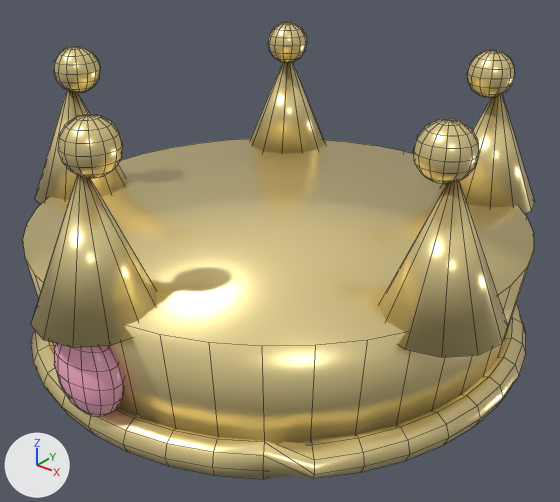
An edit to the FBX model Assets/_Project/Art/Props/Acc_Crown.fbx, drawn before and after from the same camera.
One viewpoint serves both versions: a camera (50 mm lens) standing at (0.086, -0.107, 0.0803) and looking at (0.0038, -0.0044, 0.0166). Lighting does not change. The marker at lower left points along +X, +Y and +Z. The first picture is the older version. Mesh edges are drawn as thin lines. Where no turn or scale is listed for an object, it has been applied to the vertices.

The first picture shows 'Acc_Crown'.
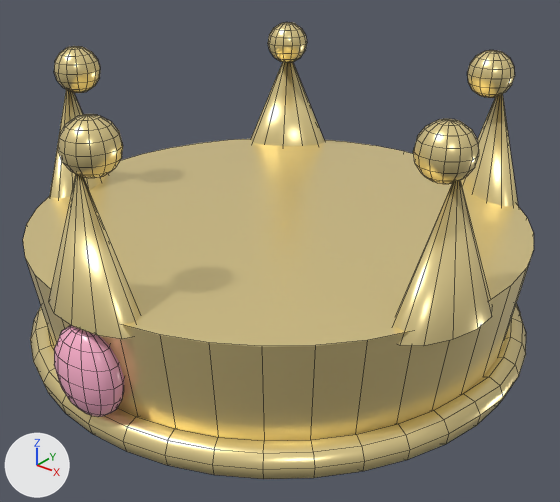
Where the change shows, as pixel boxes [x1, y1, x2, y2] in the pictures (560 x 502 px; the box of a moved part takes in the faces that stretch with it):
'Acc_Crown', reshaped
    before: [23, 22, 535, 479]
    after: [23, 22, 534, 479]
part 1 of me_acc_crown_001, added (beige)
    after: [49, 174, 140, 339]
part 2 of me_acc_crown_001, rebuilt (9% shorter)
    before: [250, 62, 325, 154]
    after: [250, 62, 325, 146]
part 3 of me_acc_crown_001, rebuilt (23% narrower, 6% shorter)
    before: [379, 181, 508, 357]
    after: [393, 181, 492, 346]
part 4 of me_acc_crown_001, rebuilt (40% narrower, 7% shorter)
    before: [440, 94, 535, 214]
    after: [461, 94, 518, 206]
part 5 of me_acc_crown_001, rebuilt (35% narrower)
    before: [34, 90, 126, 204]
    after: [50, 89, 109, 199]
part 6 of me_acc_crown_001, deleted (beige)
    before: [31, 175, 157, 348]
part 7 of me_acc_crown_001, moved or reshaped
    both: [30, 303, 526, 479]

The change, as a diff of the scene's bpy script:
```diff
--- a/Assets/_Project/Art/Props/Acc_Crown.fbx.py
+++ b/Assets/_Project/Art/Props/Acc_Crown.fbx.py
@@ me_acc_crown_001 @@
 # used by ob_acc_crown; location = (0.0, 0.0, 0.0)
-me_acc_crown_001.from_pydata(...)  # 1065 vertices, 1099 faces; spans x -0.0518..0.0518, y -0.054..0.0485, z -0.002..0.0505
+me_acc_crown_001.from_pydata(...)  # 1065 vertices, 1099 faces; spans x -0.0485..0.0485, y -0.051..0.0485, z -0.002..0.0505
+# me_acc_crown_001 part 1: a new loose piece, a 12-sided cone pointing to +z spanning x -0.01..0.01, y -0.049..-0.04, z 0.02..0.044, in mat_m_acc_goldmetal (beige #ffeaa6)
+# me_acc_crown_001 part 2: the loose piece of 13 vertices spanning x -0.0359..-0.0159, y 0.0256..0.0456, z 0.02..0.044 is rebuilt with 13 vertices and now spans x -0.0345..-0.0178, y 0.0292..0.0429, z 0.02..0.044
+# me_acc_crown_001 part 3: the loose piece of 13 vertices spanning x 0.0318..0.0518, y -0.0236..-0.0036, z 0.02..0.044 is rebuilt with 13 vertices and now spans x 0.0372..0.0475, y -0.0232..-0.0043, z 0.02..0.044
+# me_acc_crown_001 part 4: the loose piece of 13 vertices spanning x 0.0159..0.0359, y 0.0256..0.0456, z 0.02..0.044 is rebuilt with 13 vertices and now spans x 0.0178..0.0345, y 0.0292..0.0429, z 0.02..0.044
+# me_acc_crown_001 part 5: the loose piece of 13 vertices spanning x -0.0518..-0.0318, y -0.0236..-0.0036, z 0.02..0.044 is rebuilt with 13 vertices and now spans x -0.0475..-0.0372, y -0.0232..-0.0043, z 0.02..0.044
+# me_acc_crown_001 part 6: the loose piece of 13 vertices spanning x -0.01..0.01, y -0.054..-0.034, z 0.02..0.044 is deleted
+# me_acc_crown_001 part 7: 182 vertices moved from x -0.022..0.0479, y -0.0485..0.0485, z -0.002..0.004 to x -0.022..0.0478, y -0.0485..0.0485, z -0.002..0.004; 108 vertices removed from x -0.0485..-0.0131, y -0.0461..0.0433, z -0.002..0.004; 108 vertices added at x -0.0485..-0.0139, y -0.0438..0.0435, z -0.002..0.004
 me_acc_crown_001.materials.append(mat_m_acc_goldmetal)
```
